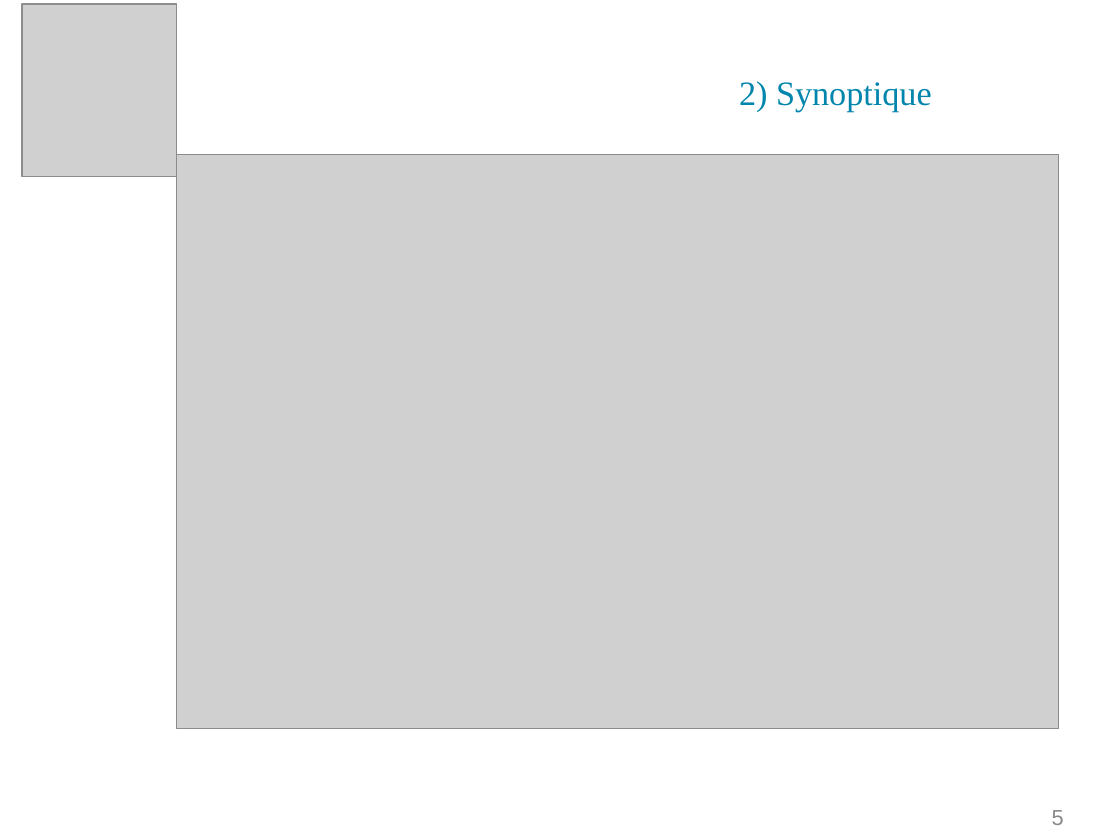
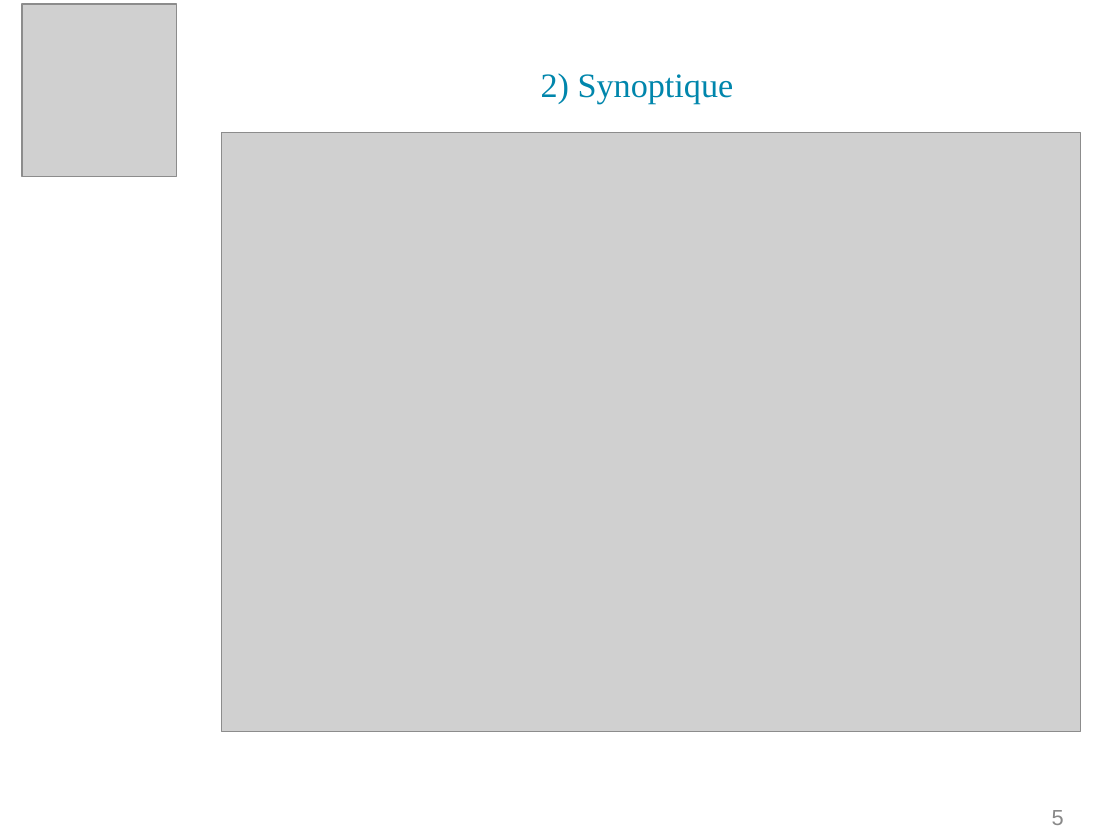
Before and after one commit to PinaudLucas/Projet, a slide deck: slide 5 of Romain/Revue_1.odp. Drawn at 1120x840 pixels with LibreOffice and Linux fonts; fonts in the diff are those of the drawing; grey boxes stand for pictures; background and template pictures are left out. Boxes give left, top, right and bottom in pixels: in the first picture for what was removed or moved away, otherwise in the second. Text is boxed around its words. In the diff, an @@ line names an element or a change of style, - is before the commit and + after.

```diff
--- a/Romain/Revue_1.odp
+++ b/Romain/Revue_1.odp
@@ title "2) Synoptique": place and size @@
-title "2) Synoptique" at (739,81,932,112)
+title "2) Synoptique" at (541,73,734,104)
@@ picture: place and size @@
-picture at (176,155,1058,729)
+picture at (222,132,1081,731)
```
Also in this commit, not shown: 1 other file.
